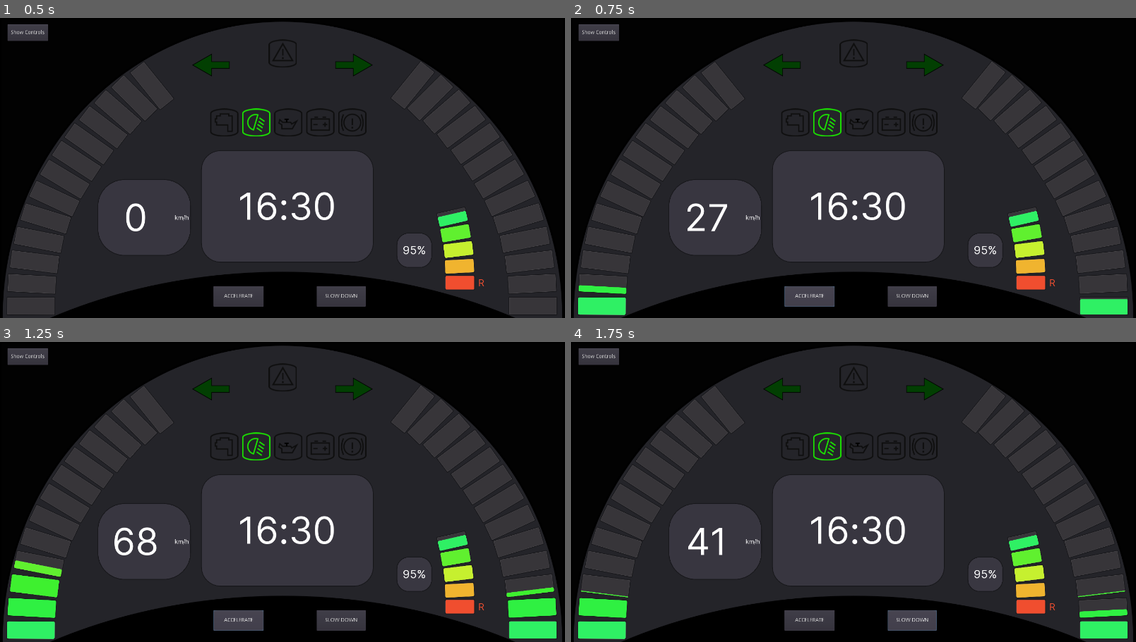
Above: before the commit, frames 1-4 (two rows, left to right).
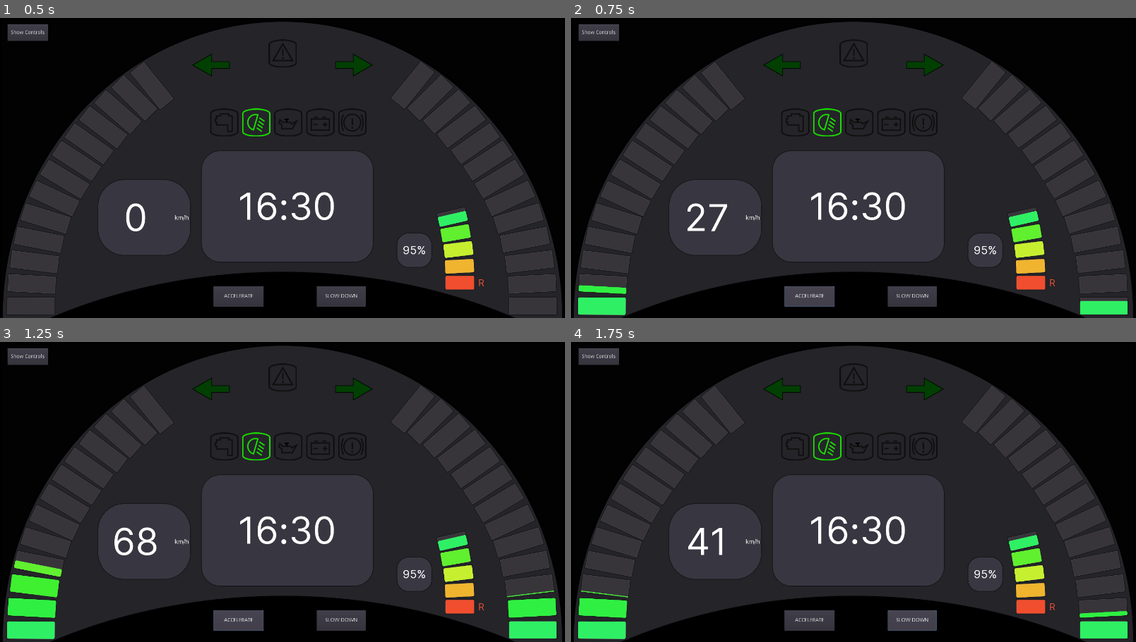
Above: after the commit, the same moments.

Repository: przadkap/car-dashboard
Game: Godot game, scene res://App.tscn
Same seed, same stepped clock (60 frames per second), same inputs: the game is played once before the commit and once after it. The engine's default icon, where the game draws it, is replaced by a stand-in: a white triangle on a blue panel in a dark square. Sound files missing from this copy of the repository are replaced by a short silence.
Inputs:
- Up to frame 1 (0.5 s): no input
- Up to frame 2 (0.75 s): click "ACCELERATE" at 0.5 s
- Up to frame 3 (1.25 s): no input
- Up to frame 4 (1.75 s): click "SLOW DOWN" at 1.25 s

Frame 1 is identical in both runs. In frame 2, less than 0.1% of the frame differs, in the area x 90-99%, y 93-95%; in frame 3, 0.1%, in the area x 89-99%, y 81-86%; in frame 4, 0.1%.

Commit message:
fix tachometer segment resetting

Diff:
--- a/Car Dashboard/BTWScreen/Tachometer/Tachometer.gd
+++ b/Car Dashboard/BTWScreen/Tachometer/Tachometer.gd
@@ -29,8 +29,8 @@
 		elif ((segment.get_index() + 1) * 20) - new_rpm < 20:
 			segment.value = new_rpm -  (segment.get_index() * 20)
 		else:
-			 break # not sure if good idea
+			 segment.value = 0
 	pass
 
 func _on_Accelerometer_speed_changed(new_speed):
-	rpm_changed(new_speed * 0.65)
+	rpm_changed(new_speed * 0.60)
